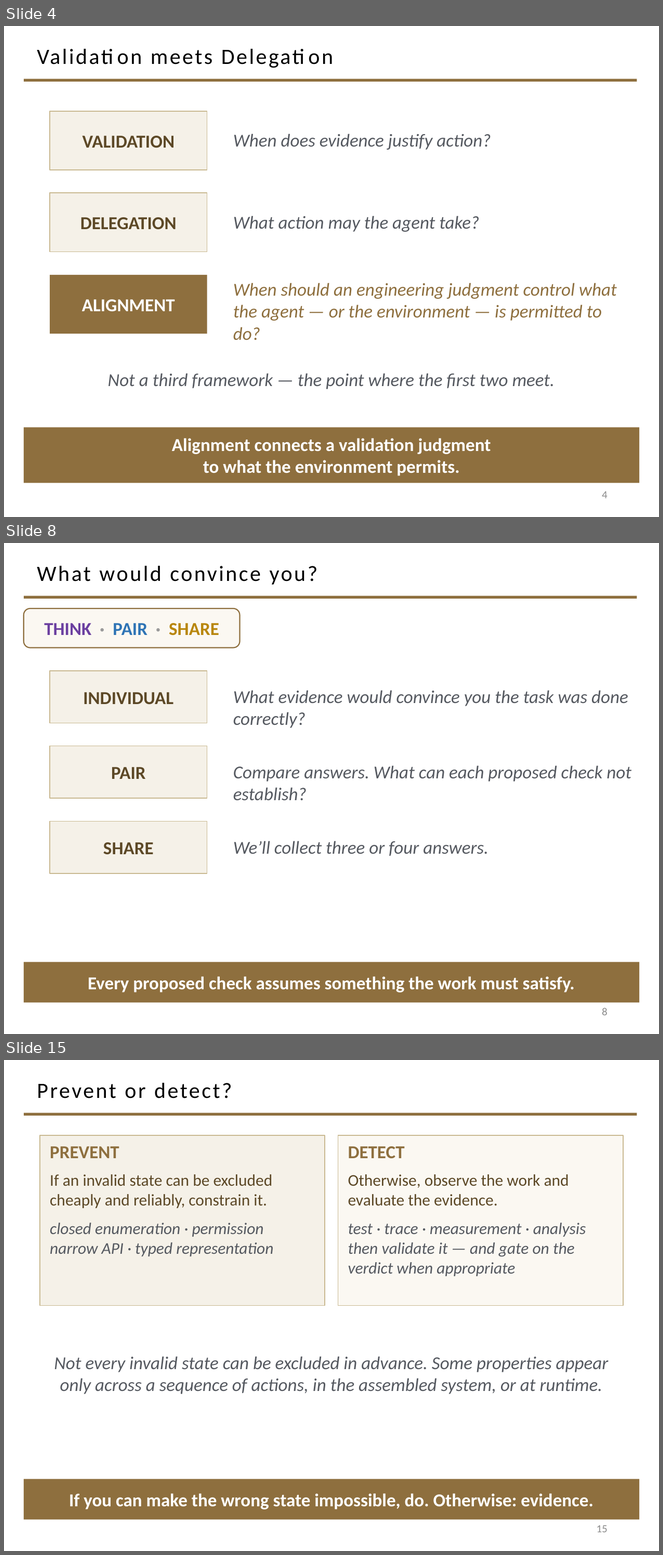
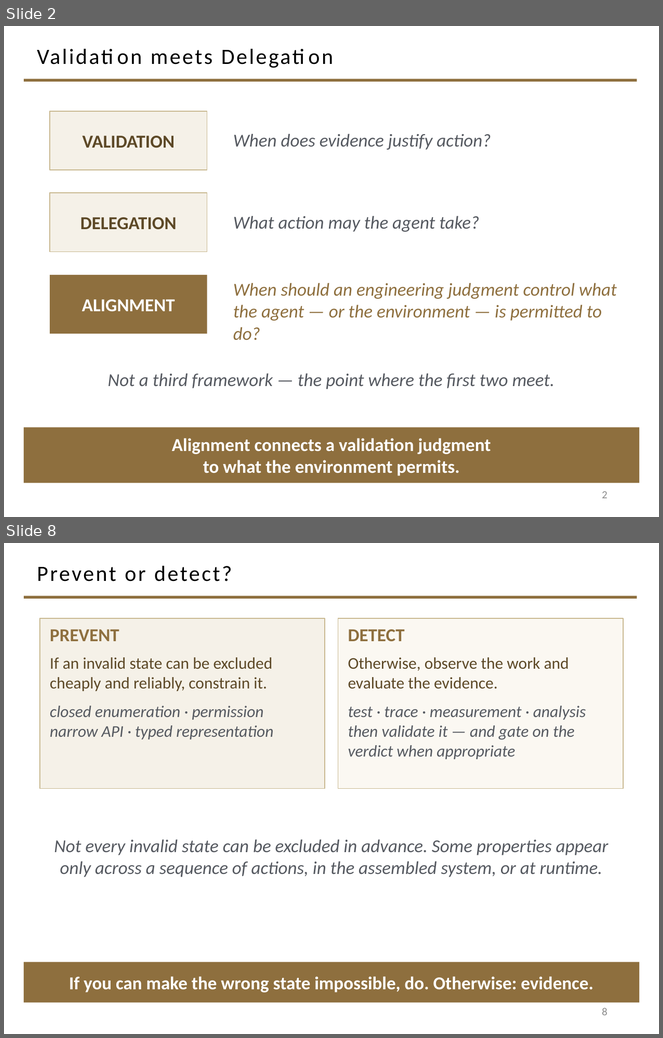
Before and after one commit to davisjam/model-based-agentic-software-engineering, a slide deck: course/lectures/act-2-delegation-and-control/03-alignment/2-3-Alignment.pptx. Shown one above the other, each under a label of ours: slides 4, 8 and 15 before the commit, slides 2 and 8 after it; the slides between them are not shown. The pictures are 663x1555 and 663x1038 pixels, drawn with LibreOffice and Linux fonts; fonts in the diff are those of the drawing; background and template pictures are left out. Boxes give left, top, right and bottom in pixels: in the first picture for what was removed or moved away, otherwise in the second. Text is boxed around its words. In the diff, an @@ line names an element or a change of style, - is before the commit and + after.

```diff
--- a/course/lectures/act-2-delegation-and-control/03-alignment/2-3-Alignment.pptx
+++ b/course/lectures/act-2-delegation-and-control/03-alignment/2-3-Alignment.pptx
@@ slide 8 removed at <box>4,543,659,1034</box>, background #FFFFFF; not listed: 1 template element that a slide beside it also shows @@
@@ title removed at <box>37,565,318,585</box> @@
-What would convince you?
@@ rounded rectangle removed at <box>24,609,240,648</box> @@
-THINK · PAIR · SHARE
@@ rectangle removed at <box>50,671,207,723</box> @@
-INDIVIDUAL
@@ text removed at <box>233,690,629,728</box> @@
-What evidence would convince you the task was done correctly?
@@ rectangle removed at <box>50,746,207,798</box> @@
-PAIR
@@ text removed at <box>233,766,632,800</box> @@
-Compare answers. What can each proposed check not establish?
@@ rectangle removed at <box>50,822,207,874</box> @@
-SHARE
@@ text removed at <box>233,841,489,856</box> @@
-We’ll collect three or four answers.
@@ rectangle removed at <box>24,962,639,1003</box> @@
-Every proposed check assumes something the work must satisfy.
@@ page number removed at <box>602,1008,608,1016</box> @@
-8
@@ what was slide 4 is now slide 2 @@
@@ page number at <box>602,491,608,499</box>: text changed @@
-4
+2
@@ what was slide 15 is now slide 8 @@
@@ page number at <box>602,1008,608,1016</box>: text changed @@
-15
+8
```
Also in this commit, not shown: 14 slides changed, 6 other slides removed.
